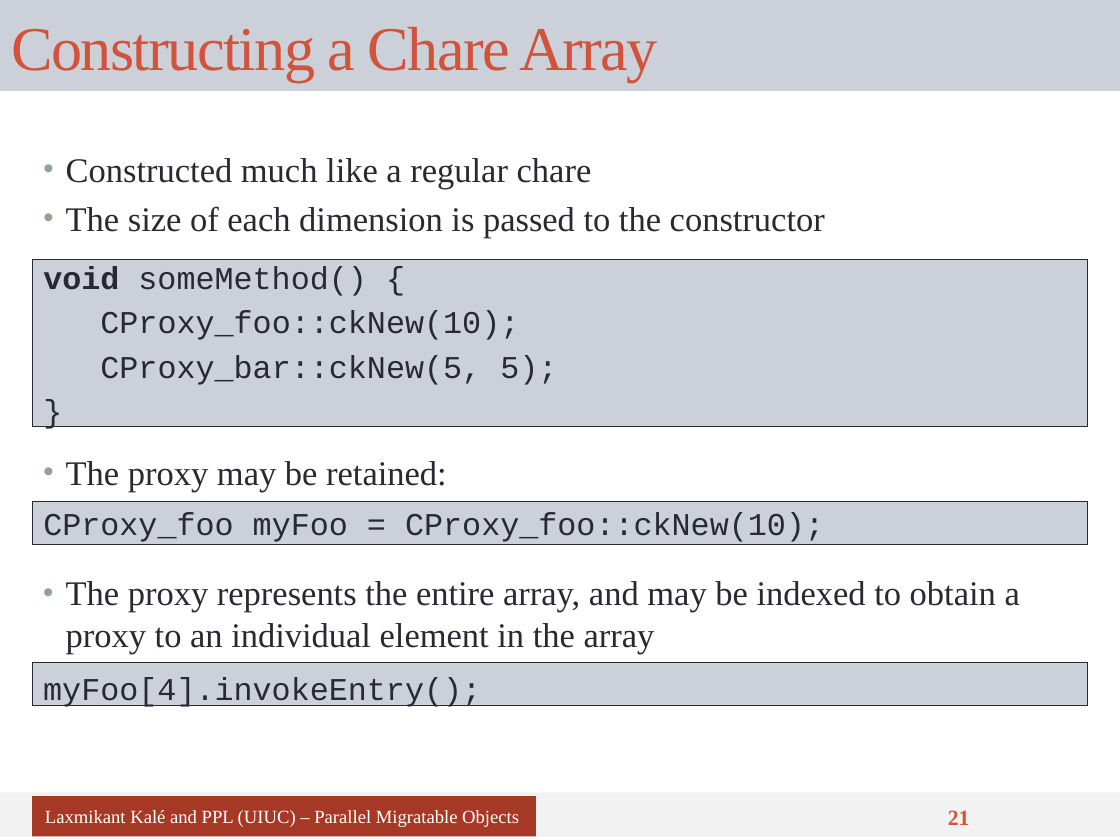
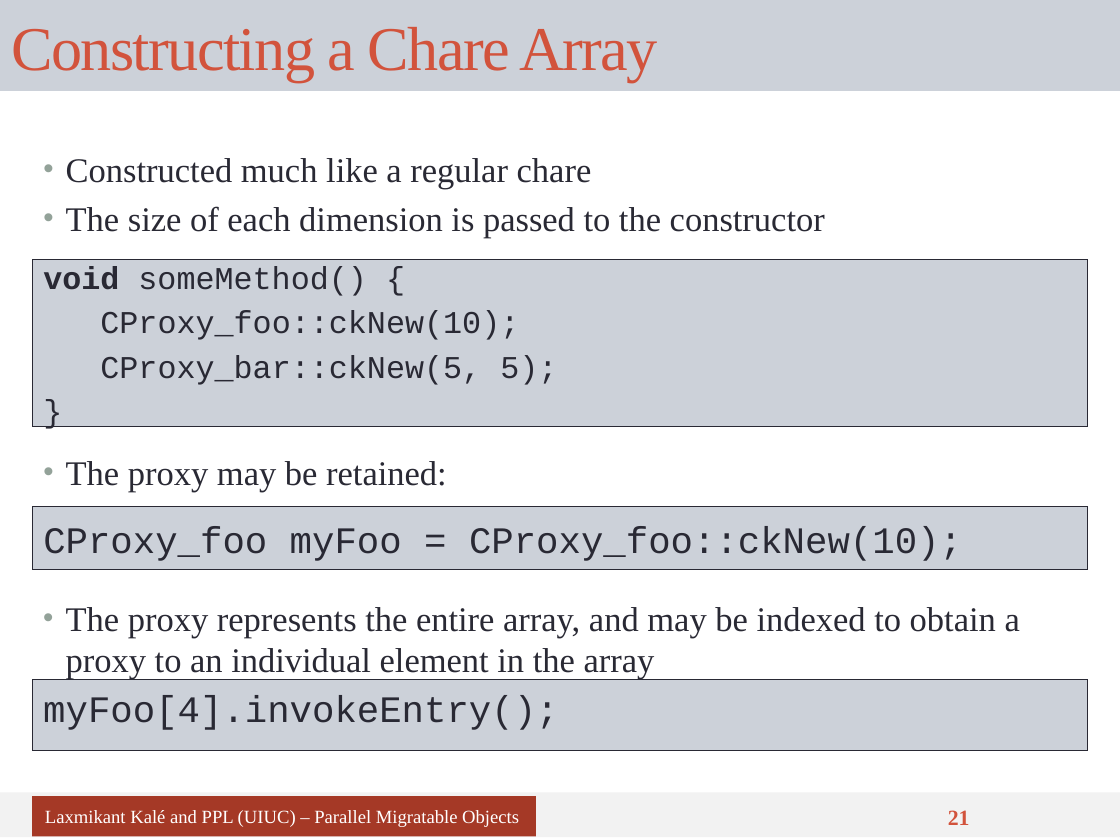
Before and after one commit to UIUC-PPL/charm_tutorial, a slide deck: slide 21 of tutorial-04-charm_basics.pptx. Drawn at 1120x840 pixels with LibreOffice and Linux fonts; fonts in the diff are those of the drawing. Boxes give left, top, right and bottom in pixels: in the first picture for what was removed or moved away, otherwise in the second. Text is boxed around its words. In the diff, an @@ line names an element or a change of style, - is before the commit and + after.

```diff
--- a/tutorial-04-charm_basics.pptx
+++ b/tutorial-04-charm_basics.pptx
@@ text "CProxy_foo myFoo = CProxy_foo::ckNew(10);": place and size @@
-text "CProxy_foo myFoo = CProxy_foo::ckNew(10);" at [32,502,1088,544]
+text "CProxy_foo myFoo = CProxy_foo::ckNew(10);" at [32,506,1088,569]
@@ text "CProxy_foo myFoo = CProxy_foo::ckNew(10);" at [32,506,1088,569]: size 20.4 to 24 pt @@
@@ text "The proxy represents the entire ...": place and size @@
-text "The proxy represents the entire ..." at [66,581,1020,653]
+text "The proxy represents the entire ..." at [66,607,1020,679]
@@ rectangle "myFoo[4].invokeEntry();" at [32,680,1088,750]: size 20.4 to 24 pt @@
@@ rectangle "myFoo[4].invokeEntry();": place and size @@
-rectangle "myFoo[4].invokeEntry();" at [32,663,1088,706]
+rectangle "myFoo[4].invokeEntry();" at [32,680,1088,750]
```
Also in this commit, not shown: 14 other slides changed.
